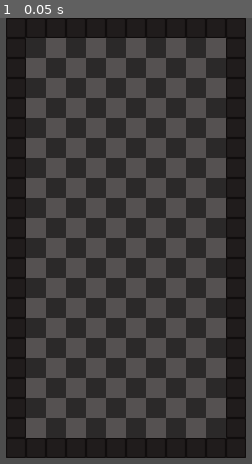
Above: before the commit, frame 1.
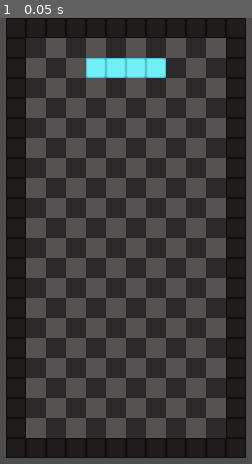
Above: after the commit, the same moment.

Repository: Saito197/tetris-game
Game: Godot game, scene res://Scenes/game_controller.tscn
Two runs of this game, one before a commit and one after it. Both use one fixed random seed, a clock stepped at 60 frames per second and the inputs below.
Inputs:
- Up to frame 1 (0.05 s): no input

The runs differ from the first frame. In frame 1, 1.4% of the frame differs, in the area x 34-66%, y 8-14%.
Error before the commit: Parse Error: Could not find type "GameController" in the current scope. (res://Scripts/Resources/tetromino.gd:4)

Commit message:
Minor fixes

Diff:
--- a/Scenes/game_controller.tscn
+++ b/Scenes/game_controller.tscn
@@ -1,13 +1,13 @@
-[gd_scene load_steps=3 format=3 uid="uid://bik2p4v2uvr4j"]
+[gd_scene format=3 uid="uid://bik2p4v2uvr4j"]
 
 [ext_resource type="Script" uid="uid://cdswank45tb" path="res://Scripts/game_controller.gd" id="1_kx2cw"]
 [ext_resource type="PackedScene" uid="uid://dowtipguf8kdi" path="res://Scenes/game_board.tscn" id="2_goscw"]
 
-[node name="GameControler" type="Node2D"]
+[node name="GameControler" type="Node2D" unique_id=1955777569]
 script = ExtResource("1_kx2cw")
 
-[node name="GameBoard" parent="." instance=ExtResource("2_goscw")]
+[node name="GameBoard" parent="." unique_id=514964046 instance=ExtResource("2_goscw")]
 position = Vector2(0, 32)
 
-[node name="Camera2D" type="Camera2D" parent="."]
+[node name="Camera2D" type="Camera2D" parent="." unique_id=17155756]
 position = Vector2(0, 360)
--- a/Scripts/Resources/tetromino.gd
+++ b/Scripts/Resources/tetromino.gd
@@ -1,7 +1,8 @@
+
+class_name Tetromino
 extends Resource
-class_name Tetromino
 
-@export var piece_atlas: GameController.tetrominoes
+@export var piece_atlas: Enums.tetrominoes
 
 @export var rot0: Array[Vector2i]
 @export var rot90: Array[Vector2i]
--- a/Scripts/game_controller.gd
+++ b/Scripts/game_controller.gd
@@ -39,5 +39,5 @@
 
 func piece_rotate(dir: Enums.Direction) -> void:
 	rot += dir
-	rot = fposmod(rot, 4)
+	rot = posmod(rot, 4)
 	return
